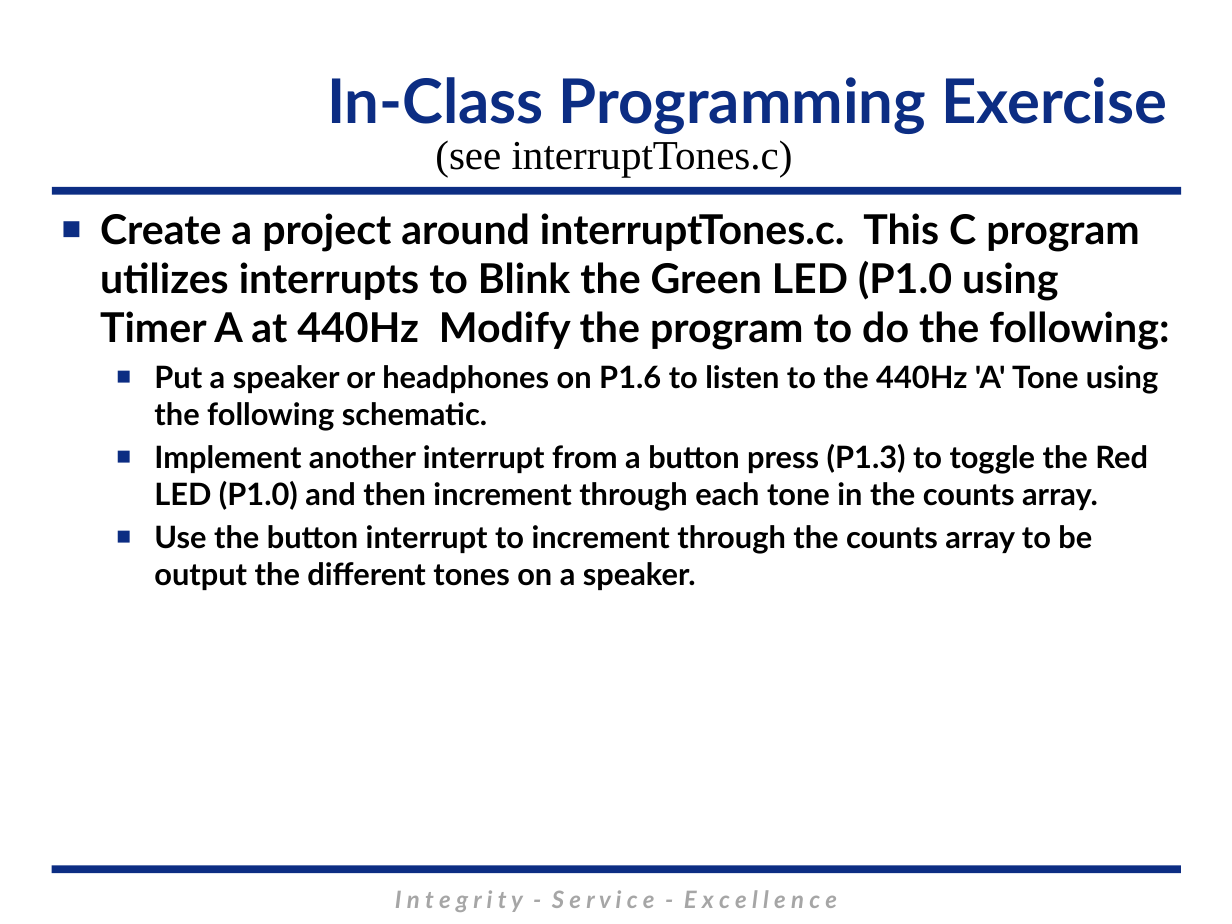
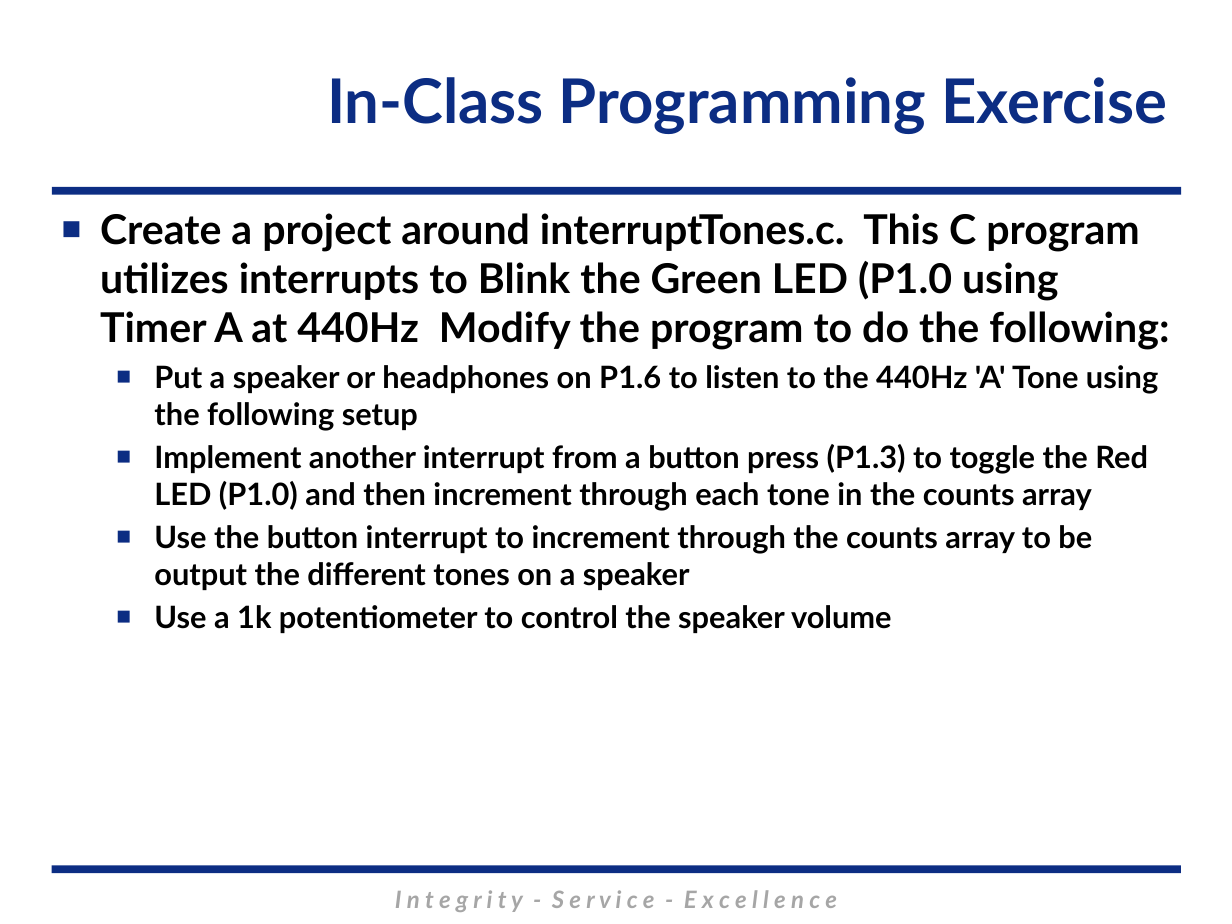
Before and after one commit to MarsUniversity/ECE382, a slide deck: slide 1 of source/lessons/lsn26-27/ice/ice.pptx. Drawn at 1232x924 pixels with LibreOffice and Linux fonts; fonts in the diff are those of the drawing; background and template pictures are left out. Boxes give left, top, right and bottom in pixels: in the first picture for what was removed or moved away, otherwise in the second. Text is boxed around its words. In the diff, an @@ line names an element or a change of style, - is before the commit and + after.

```diff
--- a/source/lessons/lsn26-27/ice/ice.pptx
+++ b/source/lessons/lsn26-27/ice/ice.pptx
@@ text removed at <box>435,140,793,177</box> @@
-(see interruptTones.c)
@@ text at <box>154,365,1158,633</box>: text changed @@
-  ■ Put a speaker or headphones on P1.6 to listen to the 440Hz 'A' Tone using the following schematic.
-  ■ Implement another interrupt from a button press (P1.3) to toggle the Red LED (P1.0) and then increment through each tone in the counts array.
-  ■ Use the button interrupt to increment through the counts array to be output the different tones on a speaker.
+  ■ Put a speaker or headphones on P1.6 to listen to the 440Hz 'A' Tone using the following setup
+  ■ Implement another interrupt from a button press (P1.3) to toggle the Red LED (P1.0) and then increment through each tone in the counts array
+  ■ Use the button interrupt to increment through the counts array to be output the different tones on a speaker
+  ■ Use a 1k potentiometer to control the speaker volume
```
Also in this commit, not shown: 2 slides added, 6 slides removed, 8 other files.
